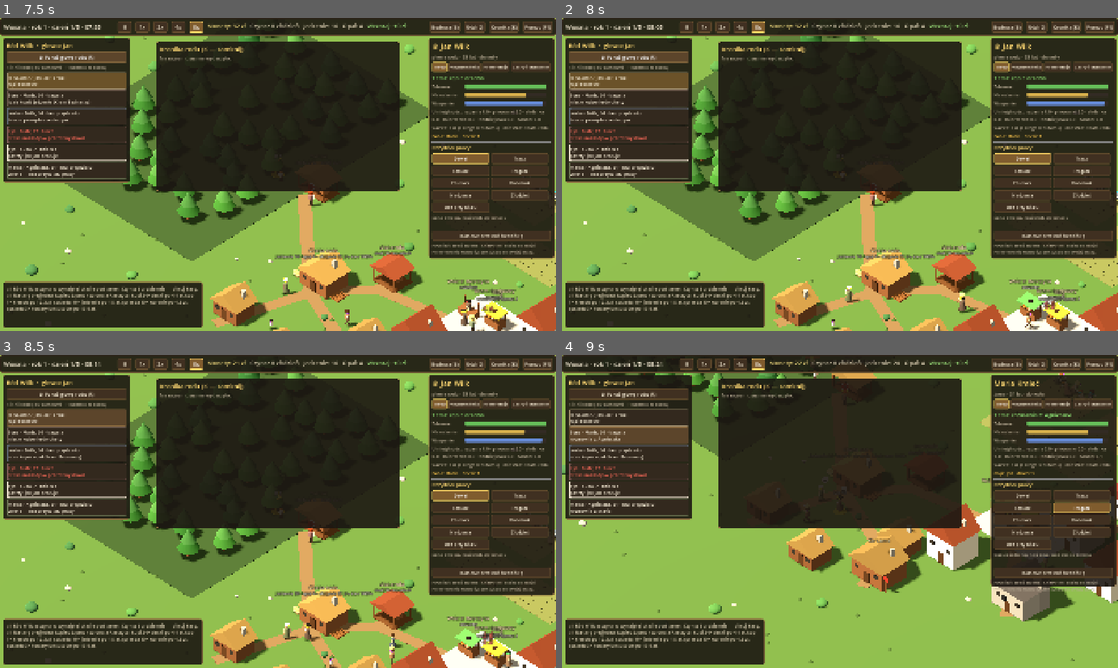
Above: before the commit, frames 1-4 (two rows, left to right).
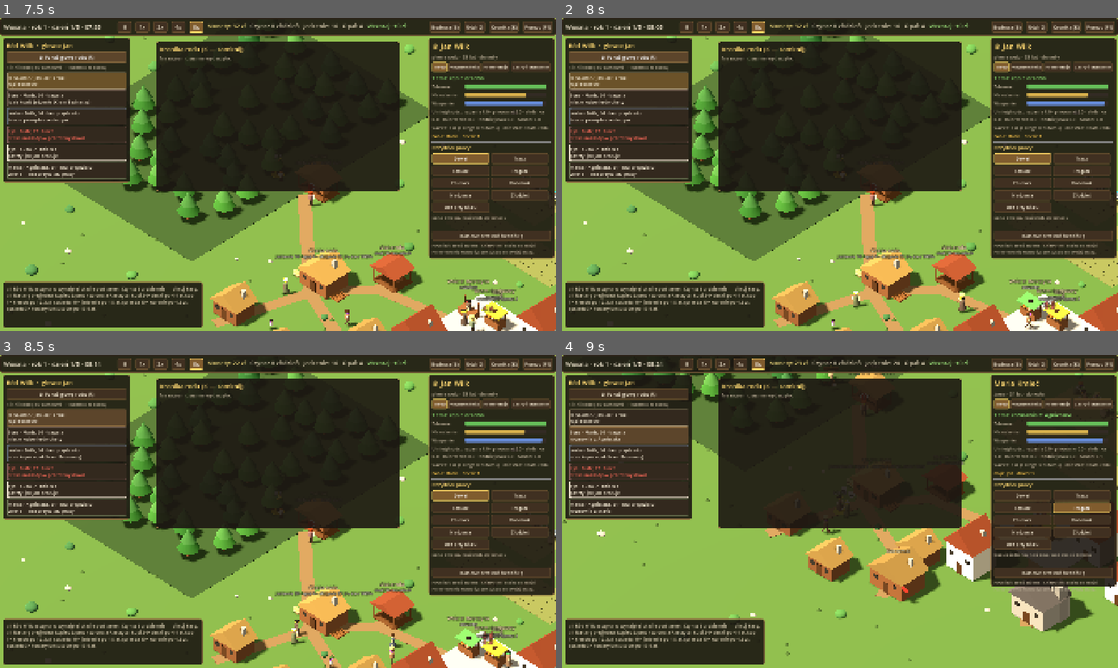
Above: after the commit, the same moments.

Repository: dwdzdc/dynastia
Game: Godot game, scene res://game/main.tscn
Two runs of this game, one before a commit and one after it. Both use one fixed random seed, a clock stepped at 60 frames per second and the inputs below.
Inputs:
- Up to frame 1 (7.5 s): click "II" at 0.5 s; click "1x" at 1.25 s; click "2x" at 2 s; click "4x" at 2.75 s; click "8x" at 3.5 s; click "Budowa (B)" at 4.25 s; click "Ród (G)" at 5 s; click "Kronika (K)" at 5.75 s; click "Pomoc (F1)" at 6.5 s; click "♛ Pokaż głowę rodu (R)" at 7.25 s
- Up to frame 2 (8 s): no input
- Up to frame 3 (8.5 s): click "♛ GŁOWA · Jan, 38 · drwal rąb…" at 8 s
- Up to frame 4 (9 s): click "żona · Maria, 34 · tragarz wo…" at 8.75 s

Frame 1 is identical in both runs. In frame 2, 0.1% of the frame differs, in the area x 50-88%, y 85-94%; in frame 3, 0.3%; in frame 4, 8.8%, in the area x 0-100%, y 0-99%.

Commit message:
R4: ceny AI z zapasu i potrzeb (S26) - brak w domu podnosi gotowosc zaplaty, pusta polka kupca podnosi cene, pelny sklad producenta ja obniza
Co-Authored-By: Claude Opus 5.5 <noreply@anthropic.com>

Diff:
--- a/data/balance.json
+++ b/data/balance.json
@@ -348,7 +348,7 @@
     "wedding_cost": 15.0,
     "know_well": 15.0
   },
-  "trade": {"ref": {"tools": 6.0, "cloth": 4.0, "luxury": 12 …(559 unchanged characters)… i_sell_min": 0.85, "ai_buy_max": 1.25, "ai_buy_max_hungry": 1.8, "stall_sell_min": 1.25, "stall_buy_max": 0.95},
+  "trade": {"ref": {"tools": 6.0, "cloth": 4.0, "luxury": 12 …(559 unchanged characters)… i_sell_min": 0.85, "ai_buy_max": 1.25, "stall_sell_min": 1.25, "scarcity_price": 0.4, "need_price": 0.6, "glut_price": 0.3, "stall_buy_max": 0.95},
   "market": {
     "storage": {
       "food": 140,
--- a/sim/ai.gd
+++ b/sim/ai.gd
@@ -77,26 +77,61 @@
 				_assign(a, "none" if winter else "forager")
 
 
-# Granice cen rodów AI (M3): zwykły dom sprzedaje taniej, niż kupuje, a w głodzie
-# zapłaci więcej za jedzenie; ród ze straganem, który skupuje (kupiec), kupuje tanio
-# i sprzedaje drogo — z tej różnicy żyje.
+# Granice cen rodów AI (M3, R4): z zapasu i potrzeb. Czego brakuje — za to zapłacą
+# więcej; czego mają za dużo — sprzedadzą taniej. Ród ze straganem, który skupuje
+# (kupiec), kupuje tanio i sprzedaje drogo, a przy pustej półce podnosi cenę.
 func set_prices() -> void:
 	var tc: Dictionary = w.balance["trade"]
-	var cfg: Dictionary = w.balance["ai"]
 	for h: SimHousehold in w.households.values():
 		if h == w.household or h.members.is_empty() or h.home_id == "":
 			continue
-		var merchant := w.trade.stalls_of(h.id).any(func(x): return not x.temporary and not x.buys.is_empty())
+		var own: Array = w.trade.stalls_of(h.id).filter(func(x): return not x.temporary)
+		var merchant: bool = own.any(func(x): return not x.buys.is_empty())
 		var home: SimBuilding = w.buildings.get(h.home_id)
-		var hungry := home != null and home.amount("food") < int(cfg["forage_when_food_below"])
 		for g in tc["ref"]:
 			var r := w.trade.ref(g)
 			if merchant:
-				w.trade.set_limit(h, g, "sell_min", r * float(tc["stall_sell_min"]))
-				w.trade.set_limit(h, g, "buy_max", r * float(tc["stall_buy_max"]))
-			else:
-				w.trade.set_limit(h, g, "sell_min", r * float(tc["ai_sell_min"]))
-				w.trade.set_limit(h, g, "buy_max", r * float(tc["ai_buy_max_hungry" if hungry and g == "food" else "ai_buy_max"]))
+				var st: SimStall = own[0]
+				var target := maxf(1.0, float(tc["restock_target"].get(g, 1)))
+				var scarce := clampf(1.0 - float(st.stock.amount(g)) / target, -1.0, 1.0)
+				w.trade.set_limit(h, g, "sell_min", r * float(tc["stall_sell_min"]) * (1.0 + float(tc["scarcity_price"]) * scarce))
+				w.trade.set_limit(h, g, "buy_max", r * float(tc["stall_buy_max"]) * (1.0 + float(tc["scarcity_price"]) * scarce))
+				continue
+			var shortage := _shortage(h, home, g)
+			var surplus := _surplus(h, g)
+			w.trade.set_limit(h, g, "buy_max", r * float(tc["ai_buy_max"]) * (1.0 + float(tc["need_price"]) * shortage))
+			w.trade.set_limit(h, g, "sell_min", r * float(tc["ai_sell_min"]) * (1.0 - float(tc["glut_price"]) * surplus))
+
+
+# Brak 0..1: jak bardzo czegoś brakuje w domu względem tego, co dom chce mieć.
+func _shortage(h: SimHousehold, home: SimBuilding, g: String) -> float:
+	if home == null:
+		return 1.0
+	var target := 0
+	match g:
+		"food":
+			target = h.target_food
+		"log":
+			target = h.target_firewood
+		"plank":
+			target = w.needs.repair_planks(home) if w.needs.needs_repair(home) else 0
+		_:
+			target = w.needs.target(h, g)
+	if target <= 0:
+		return 0.0
+	return clampf(1.0 - float(home.amount(g)) / float(target), 0.0, 1.0)
+
+
+# Nadmiar 0..1: producent z pełnym składem (np. dwór z pełnym spichrzem) sprzedaje taniej.
+func _surplus(h: SimHousehold, g: String) -> float:
+	var best := 0.0
+	for st: SimStall in w.trade.stalls_of(h.id):
+		if st.temporary or not st.deals_in(g):
+			continue
+		var cap := float(st.stock.capacity.get(g, 0))
+		if cap > 0.0:
+			best = maxf(best, clampf(float(st.stock.amount(g)) / cap, 0.0, 1.0))
+	return best
 
 
 func _assign(a: SimAgent, job: String) -> void:
--- a/tests/run_tests.gd
+++ b/tests/run_tests.gd
@@ -89,6 +89,7 @@
 	_test_money_invariant()
 	_test_needs_tiers()
 	_test_wear_and_repair()
+	_test_prices_from_stock()
 	_test_theft_process()
 	_test_world_deterministic()
 	_test_world_30_days_autonomous()
@@ -1538,6 +1539,7 @@
 	adult.steps.clear()
 	w.home_of(adult).add("food", 30)
 	w.home_of(adult).add("log", 12)
+	w.ai.set_prices()
 	check("village household without the player goes to buy planks for repairs", w.jobs._repair_trip(adult)
 		and adult.steps.any(func(x): return x["t"] == "do" and x["fn"] == "buy_at" and x["arg"]["good"] == "plank"))
 	home.add("plank", 14)
@@ -1553,6 +1555,35 @@
 	ra.steps.clear()
 	w.trade.stalls["stall_bednarz"].stock.add("cloth", 5)
 	check("a well-off household shops for what it lacks", w.jobs._wants_trip(ra) or w.needs.wants(rich).is_empty())
+
+
+# R4 (S26): ceny AI z zapasu i potrzeb — pusta półka u kupca to wyższa cena,
+# pusta spiżarnia to gotowość, by zapłacić więcej; pełny spichrz sprzedaje taniej.
+func _test_prices_from_stock() -> void:
+	var w = _new_world()
+	var st = w.trade.stalls["stall_bednarz"]
+	var mh = w.households[st.owner]
+	st.stock.take("food", 9999)
+	w.ai.set_prices()
+	var scarce: float = w.trade.sell_min(mh, "food")
+	st.stock.add("food", 60)
+	w.ai.set_prices()
+	check("merchant with an empty shelf asks more than with a full one", scarce > w.trade.sell_min(mh, "food"))
+	var h = w.household_at("n1")
+	w.building("n1").take("food", 9999)
+	w.ai.set_prices()
+	var hungry: float = w.trade.buy_max(h, "food")
+	w.building("n1").add("food", 30)
+	w.ai.set_prices()
+	check("empty pantry: household pays more for food", hungry > w.trade.buy_max(h, "food"))
+	var est = w.estate_owner()
+	var mst = w.trade.stalls["stall_manor"]
+	mst.stock.take("food", 9999)
+	w.ai.set_prices()
+	var lean: float = w.trade.sell_min(est, "food")
+	mst.stock.add("food", 190)
+	w.ai.set_prices()
+	check("full granary sells cheaper", w.trade.sell_min(est, "food") < lean)
 
 
 func _test_theft_process() -> void:
Not shown, changed: progress.md
